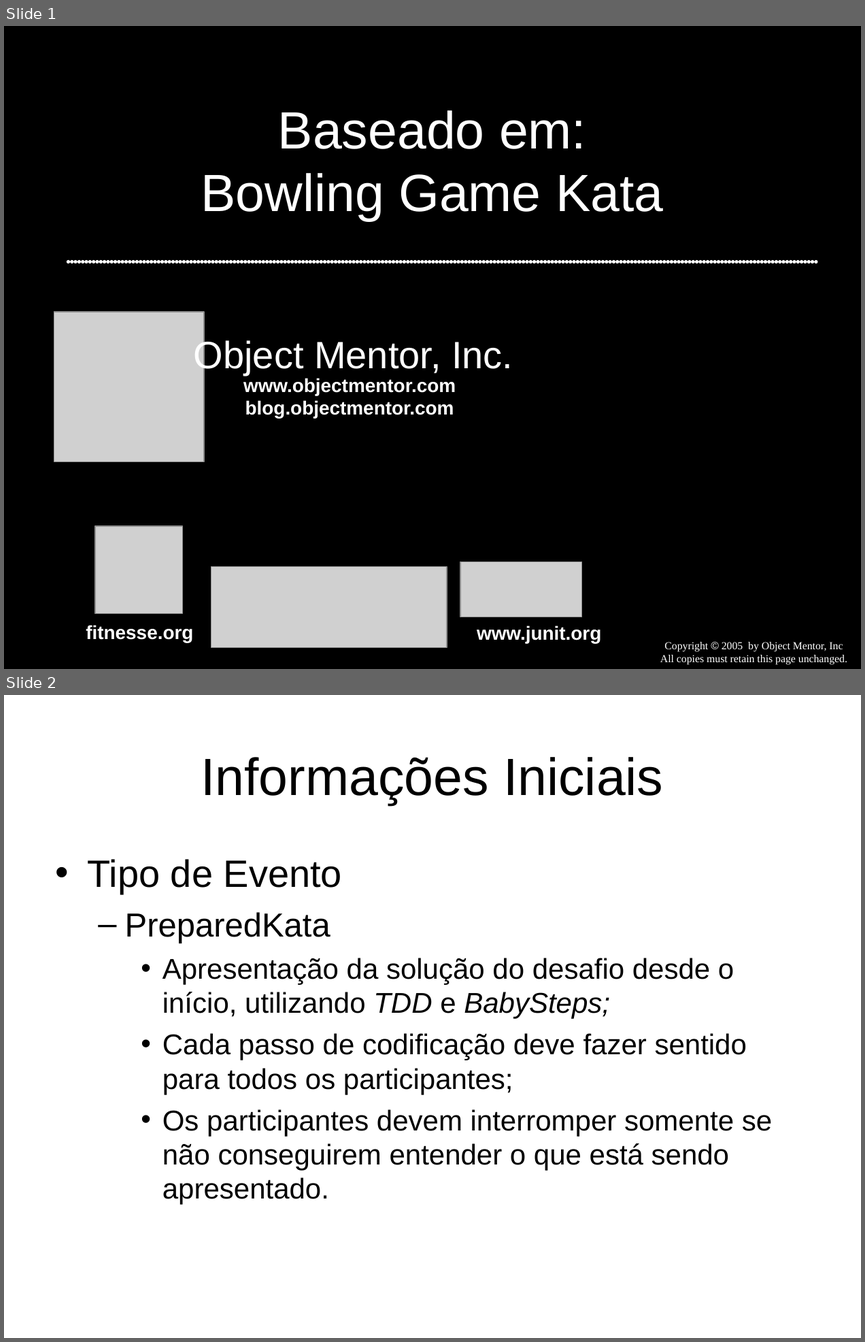
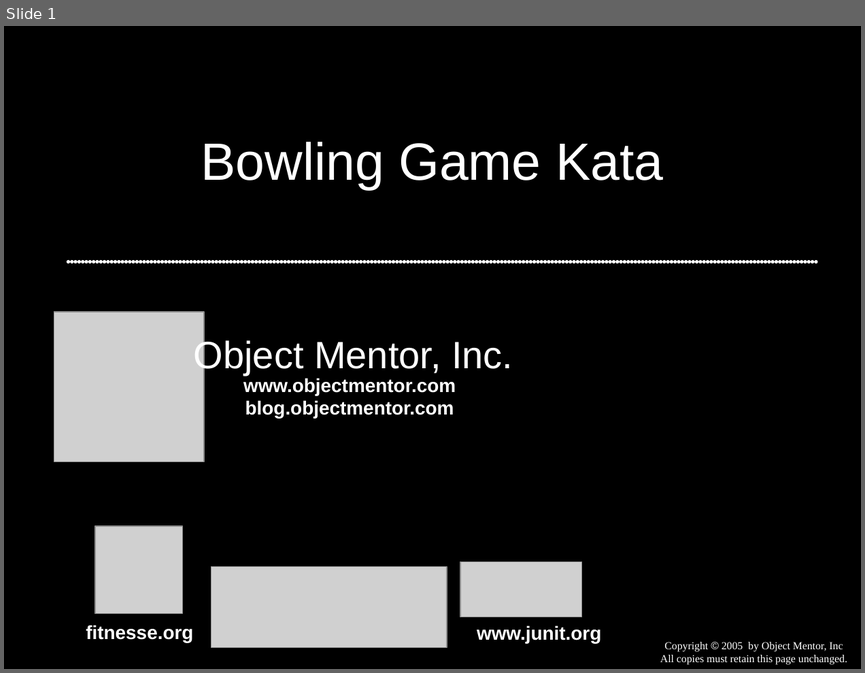
Before and after one commit to dojovale/Coding-Dojo---Bowling-Kata---06-01-2011, a slide deck: presentation/Bowling Game Kata.ppt. Shown one above the other, each under a label of ours: slides 1 and 2 before the commit, slide 1 after it. The pictures are 865x1342 and 865x673 pixels, drawn with LibreOffice and Linux fonts; fonts in the diff are those of the drawing; grey boxes stand for pictures. Boxes give left, top, right and bottom in pixels: in the first picture for what was removed or moved away, otherwise in the second. Text is boxed around its words. In the diff, an @@ line names an element or a change of style, - is before the commit and + after.

Commit message:
inclusao de apresentacao de bowling game original

```diff
--- a/presentation/Bowling Game Kata.ppt
+++ b/presentation/Bowling Game Kata.ppt
@@ slide 2 removed at [4, 695, 861, 1338], background #FFFFFF @@
@@ title removed at [201, 757, 663, 805] @@
-Informações Iniciais
@@ text removed at [88, 859, 772, 1204] @@
-• Tipo de Evento
-  – PreparedKata
-    • Apresentação da solução do desafio desde o início, utilizando TDD e BabySteps;
-    • Cada passo de codificação deve fazer sentido para todos os participantes;
-    • Os participantes devem interromper somente se não conseguirem entender o que está sendo apresentado.
@@ slide 1 changed as well @@
@@ title at [201, 142, 663, 190]: text changed @@
-Baseado em:
-Bowling Game Kata
+Bowling Game Kata
```
Also in this commit, not shown: 52 slides added, 6 other slides removed.
